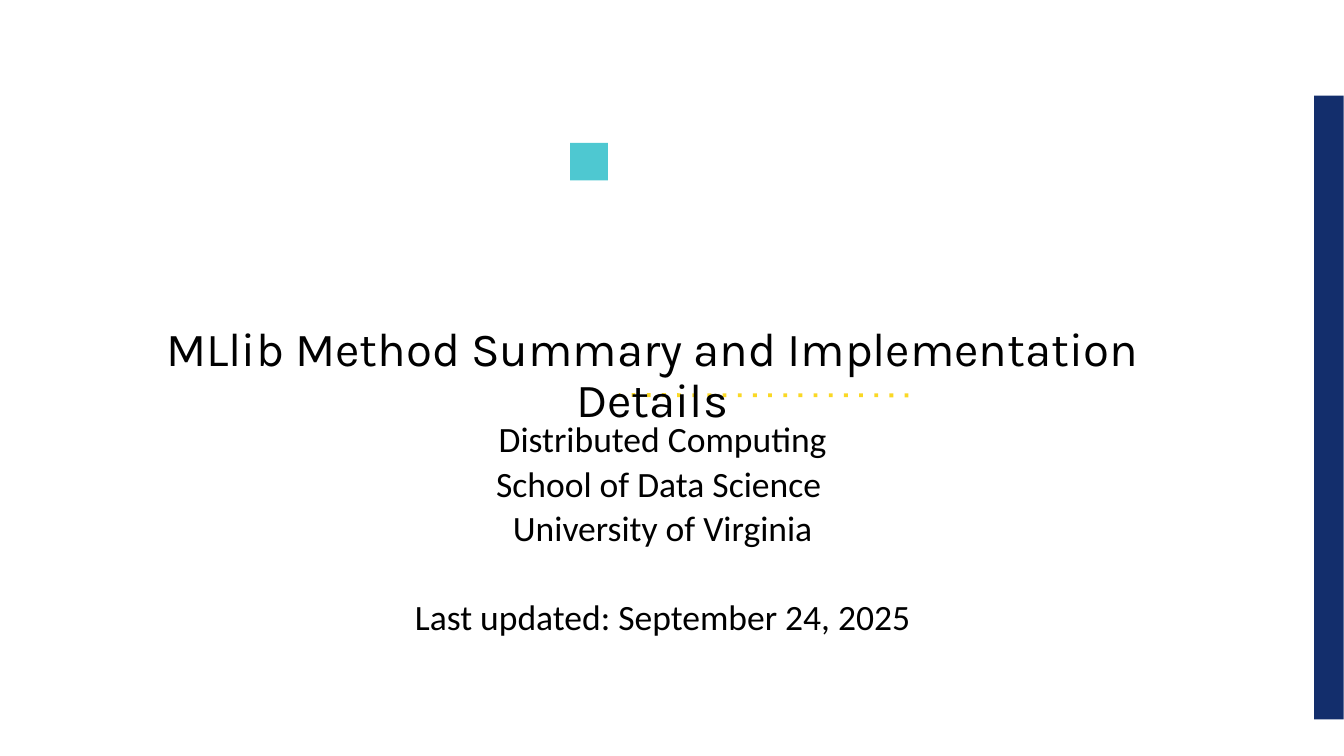
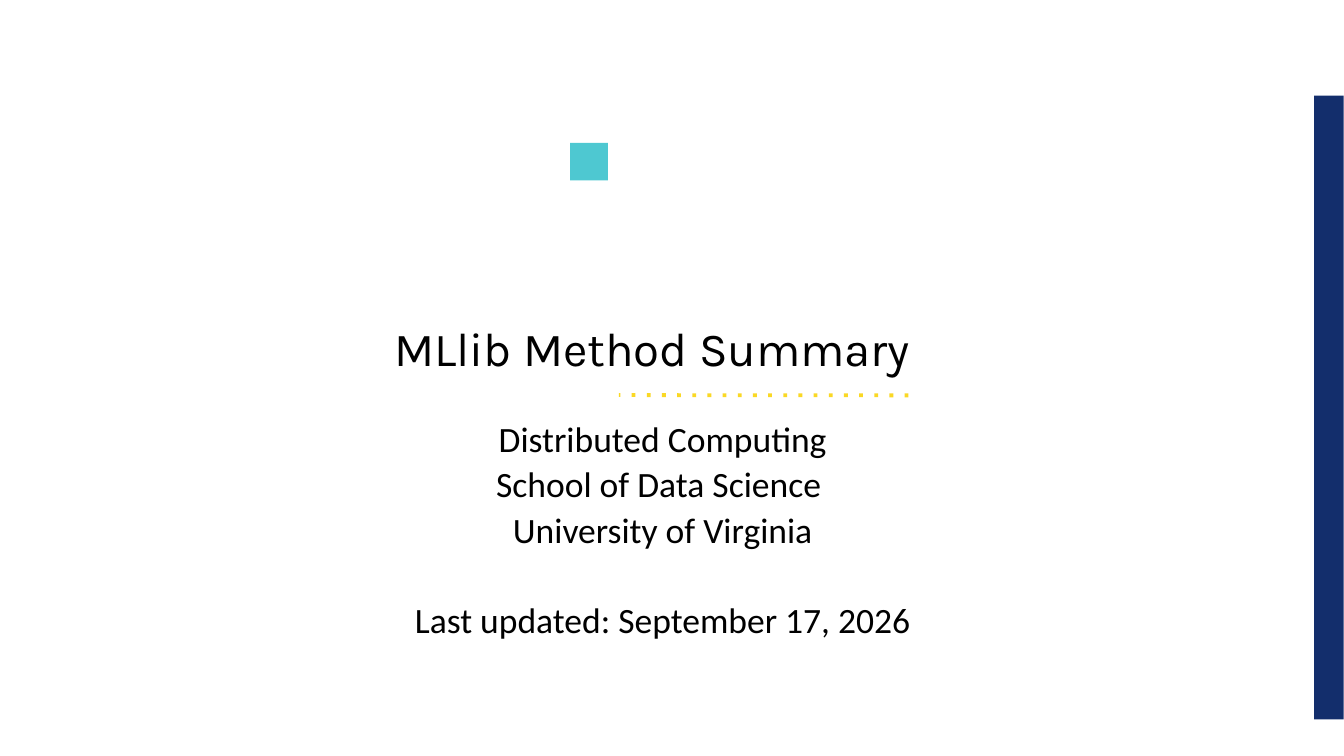
Before and after one commit to UVADS/distributed_computing, a slide deck: slide 1 of 04_mllib_intro_and_supervised_learning/mllib_method_summary.ppt. Drawn at 1344x756 pixels with LibreOffice and Linux fonts; fonts in the diff are those of the drawing; background and template pictures are left out. Boxes give left, top, right and bottom in pixels: in the first picture for what was removed or moved away, otherwise in the second. Text is boxed around its words. In the diff, an @@ line names an element or a change of style, - is before the commit and + after.

Commit message:
expanded on mllib implementation

```diff
--- a/04_mllib_intro_and_supervised_learning/mllib_method_summary.ppt
+++ b/04_mllib_intro_and_supervised_learning/mllib_method_summary.ppt
@@ title at (394,333,910,378): text changed @@
-MLlib Method Summary and Implementation Details
+MLlib Method Summary
@@ text at (415,608,910,639): text changed @@
-Last updated: September 24, 2025
+Last updated: September 17, 2026
```
Also in this commit, not shown: 5 slides removed, 2 other files.
